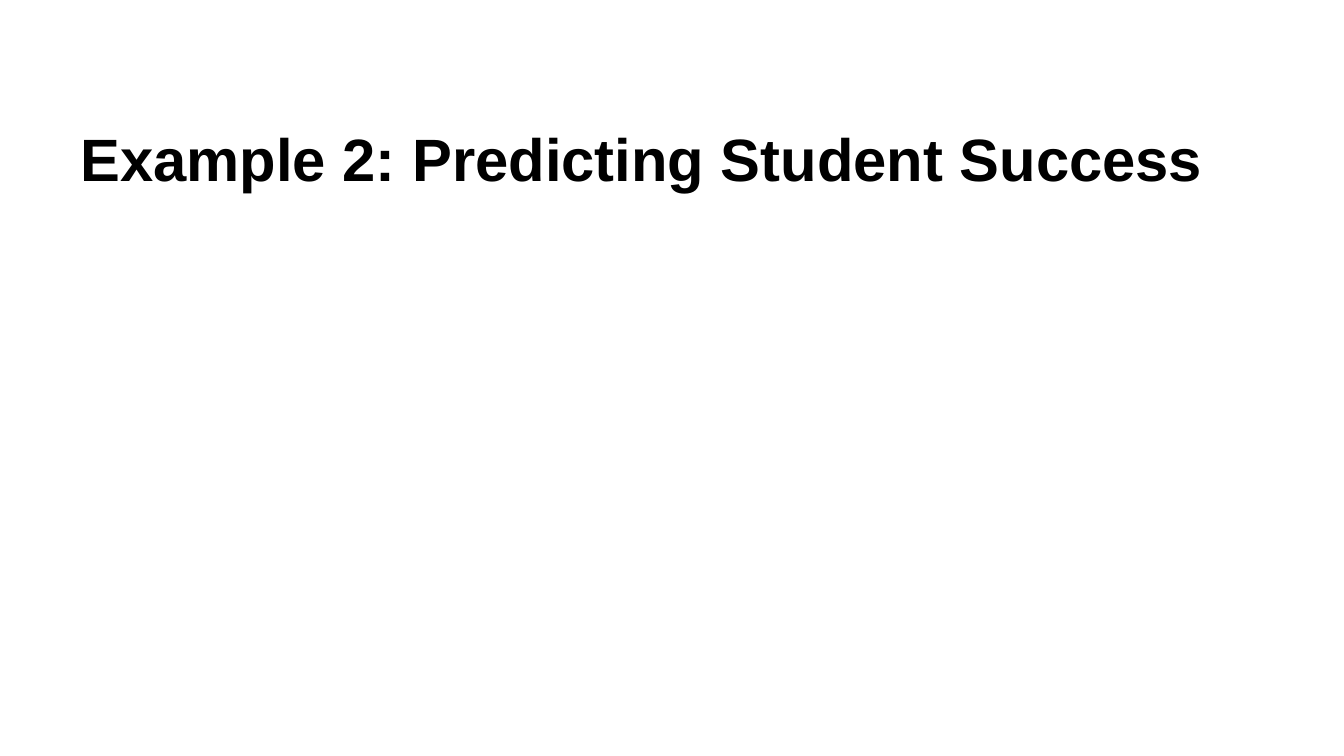
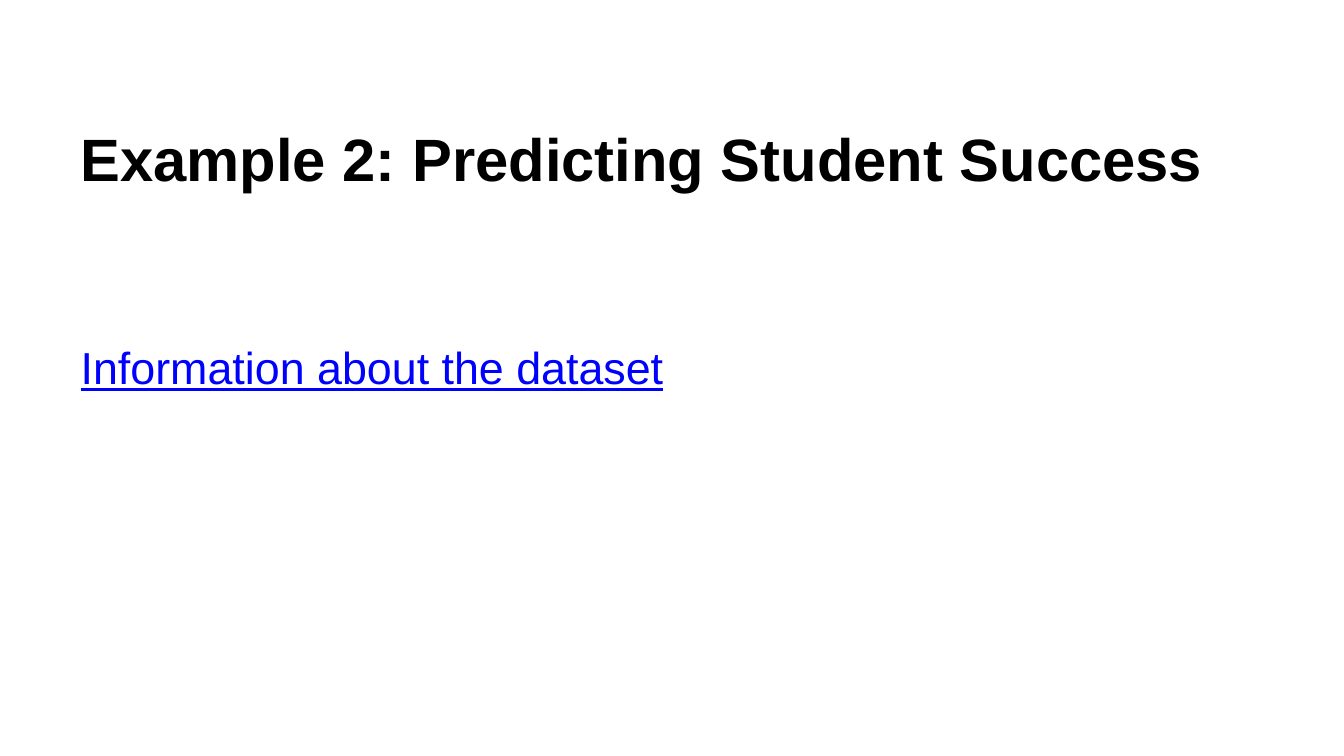
Before and after one commit to krisawilson/knn-workshop-spr25, a slide deck: slide 69 of k-nearest-neighbors.pptx. Drawn at 1344x756 pixels with LibreOffice and Linux fonts; fonts in the diff are those of the drawing; background and template pictures are left out. Boxes give left, top, right and bottom in pixels: in the first picture for what was removed or moved away, otherwise in the second. Text is boxed around its words. In the diff, an @@ line names an element or a change of style, - is before the commit and + after.

Commit message:
links to datasets

```diff
--- a/k-nearest-neighbors.pptx
+++ b/k-nearest-neighbors.pptx
@@ text added at box(81, 351, 663, 391), 24 pt, text #0000FF, underline @@
+Information about the dataset
```
Also in this commit, not shown: 2 other slides changed.
